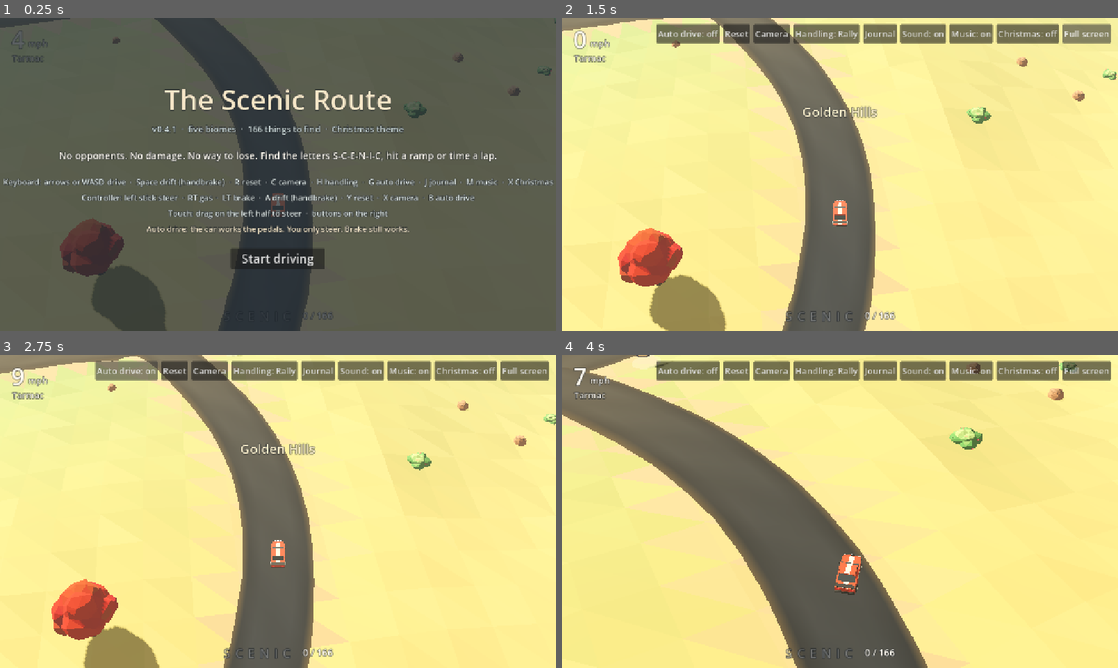
Above: before the commit, frames 1-4 (two rows, left to right).
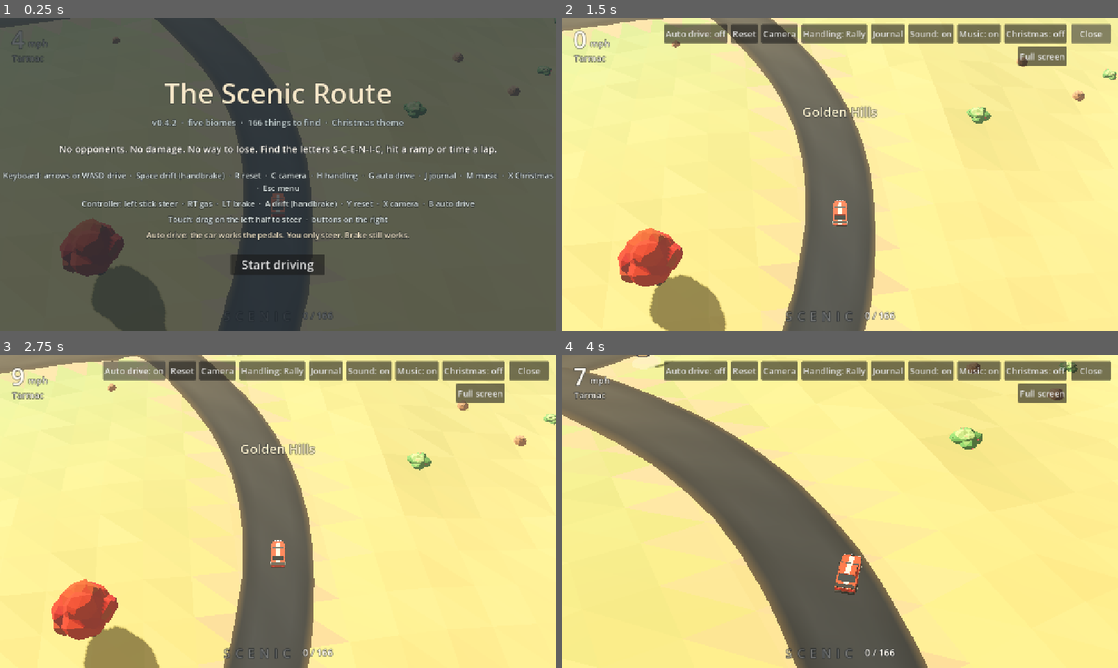
Above: after the commit, the same moments.

Repository: bclark10121-cloud/the-scenic-route
Game: Godot game, scene res://main.tscn
Two runs of this game, one before a commit and one after it. Both use one fixed random seed, a clock stepped at 60 frames per second and the inputs below.
Inputs (mouse positions are in pixels of both pictures, inside the frame that each line leads up to):
- Up to frame 1 (0.25 s): no input
- Up to frame 2 (1.5 s): click "Start driving" at 0.5 s; click (1090, 33) at 1.25 s, where only the run after the commit has a clickable "Menu"
- Up to frame 3 (2.75 s): click "Auto drive: off" at 2 s
- Up to frame 4 (4 s): tap Enter (start) at 2.75 s; move the mouse to (962, 495) at 2.77 s; hold D (steer_right) 2.78-3.5 s; hold G (auto) 2.78-3.5 s; click (962, 495) at 2.92 s; tap C (cam) at 3.05 s; drag from (728, 527) to (812, 574) at 3.52 s

The runs differ from the first frame. In frame 1, 8.9% of the frame differs, in the area x 0-100%, y 20-82%; in frame 2, 2.1%; in frame 3, 2.1%; in frame 4, 2.1%.

Commit message:
v0.4.2: one Menu button, game standards handoff
All options fold into one Menu button at the top right. Adds
handoff/GAME_STANDARDS.md, templates and tools/make_handoff.sh, which builds
the game standards handoff zip for every release.

Co-Authored-By: Claude Fable 5.2 <noreply@anthropic.com>
Claude-Session: https://claude.ai/code/session_0117TTYBK9WeMkHugLJnrb6q

Diff:
--- a/project.godot
+++ b/project.godot
@@ -3,7 +3,7 @@
 
 [application]
 config/name="The Scenic Route"
-config/version="0.4.1"
+config/version="0.4.2"
 run/main_scene="res://main.tscn"
 config/features=PackedStringArray("4.6", "GL Compatibility")
 config/icon="res://icon.png"
--- a/scripts/hud.gd
+++ b/scripts/hud.gd
@@ -36,6 +36,7 @@
 var journal_open := false
 var _full_btn: Button
 var _bar: HFlowContainer
+var _menu_btn: Button
 var _live := false
 
 func _ready() -> void:
@@ -62,7 +63,7 @@
 	add_child(_bar)
 	_bar.set_anchors_and_offsets_preset(Control.PRESET_TOP_WIDE)
 	_bar.offset_left = 190
-	_bar.offset_right = -16
+	_bar.offset_right = -118   # room for the Menu button
 	_bar.offset_top = 14
 	_auto_btn = _btn("Auto drive: off", func(): auto_pressed.emit())
 	_btn("Reset", func(): reset_pressed.emit())
@@ -74,6 +75,18 @@
 	_xmas_btn = _btn("Christmas: off", func(): xmas_pressed.emit())
 	_full_btn = _btn("Full screen", _toggle_full)
 	_bar.visible = false
+	# one Menu button, top right. It opens the row of options across the top.
+	_menu_btn = Button.new()
+	_menu_btn.text = "  Menu  "
+	_menu_btn.focus_mode = Control.FOCUS_NONE
+	_menu_btn.custom_minimum_size = Vector2(92, 44)
+	_menu_btn.pressed.connect(toggle_menu)
+	add_child(_menu_btn)
+	_menu_btn.set_anchors_and_offsets_preset(Control.PRESET_TOP_RIGHT)
+	_menu_btn.grow_horizontal = Control.GROW_DIRECTION_BEGIN
+	_menu_btn.offset_right = -16
+	_menu_btn.offset_top = 14
+	_menu_btn.visible = false
 
 	# the six letters and the count, top centre
 	var top := HBoxContainer.new()
@@ -120,11 +133,11 @@
 	box.alignment = BoxContainer.ALIGNMENT_CENTER
 	box.add_theme_constant_override("separation", 10)
 	box.add_child(_centered("The Scenic Route", 64, Color("f6e7c8")))
-	box.add_child(_centered("v0.4.1  ·  five biomes  ·  166 things to find  ·  Christmas theme", 20, Color("c9d6d6")))
+	box.add_child(_centered("v0.4.2  ·  five biomes  ·  166 things to find  ·  Christmas theme", 20, Color("c9d6d6")))
 	box.add_child(_centered(" ", 8, Color.WHITE))
 	box.add_child(_centered("No opponents. No damage. No way to lose. Find the letters S-C-E-N-I-C, hit a ramp or time a lap.", 22, Color("fffaf0")))
 	box.add_child(_centered(" ", 8, Color.WHITE))
-	box.add_child(_centered("Keyboard: arrows or WASD drive  ·  Space drift (handbrake)  ·  R reset  ·  C camera  ·  H handling  ·  G auto drive  ·  J journal  ·  M music  ·  X Christmas", 18, Color("dfe8e6")))
+	box.add_child(_centered("Keyboard: arrows or WASD drive  ·  Space drift (handbrake)  ·  R reset  ·  C camera  ·  H handling  ·  G auto drive  ·  J journal  ·  M music  ·  X Christmas  ·  Esc menu", 18, Color("dfe8e6")))
 	box.add_child(_centered("Controller: left stick steer  ·  RT gas  ·  LT brake  ·  A drift (handbrake)  ·  Y reset  ·  X camera  ·  B auto drive", 18, Color("dfe8e6")))
 	box.add_child(_centered("Touch: drag on the left half to steer  ·  buttons on the right", 18, Color("dfe8e6")))
 	box.add_child(_centered("Auto drive: the car works the pedals. You only steer. Brake still works.", 18, Color("f6e7c8")))
@@ -166,9 +179,15 @@
 	var full := DisplayServer.window_get_mode() == DisplayServer.WINDOW_MODE_FULLSCREEN
 	DisplayServer.window_set_mode(DisplayServer.WINDOW_MODE_WINDOWED if full else DisplayServer.WINDOW_MODE_FULLSCREEN)
 
+func toggle_menu() -> void:
+	if not _live:
+		return
+	_bar.visible = not _bar.visible
+	_menu_btn.text = "  Close  " if _bar.visible else "  Menu  "
+
 func hide_title() -> void:
 	_title.visible = false
-	_bar.visible = true
+	_menu_btn.visible = true
 	_live = true
 
 func set_preset(n: String) -> void:
--- a/scripts/main.gd
+++ b/scripts/main.gd
@@ -227,12 +227,13 @@
 	_key("hand", [KEY_SPACE], [JOY_BUTTON_A])
 	_key("reset", [KEY_R], [JOY_BUTTON_Y])
 	_key("cam", [KEY_C], [JOY_BUTTON_X])
-	_key("preset", [KEY_H], [JOY_BUTTON_BACK])
+	_key("preset", [KEY_H], [])
 	_key("auto", [KEY_G], [JOY_BUTTON_B])
 	_key("start", [KEY_ENTER, KEY_SPACE], [JOY_BUTTON_A, JOY_BUTTON_START])
 	_key("journal", [KEY_J, KEY_TAB], [JOY_BUTTON_START])
 	_key("music", [KEY_M], [])
 	_key("xmas", [KEY_X], [])
+	_key("menu", [KEY_ESCAPE], [JOY_BUTTON_BACK])
 	_key("go_b5", [KEY_MINUS])
 	_key("go1", [KEY_1]); _key("go2", [KEY_2]); _key("go3", [KEY_3]); _key("go4", [KEY_4])
 	_key("go9", [KEY_9]); _key("go0", [KEY_0])
@@ -332,6 +333,8 @@
 		toggle_auto()
 	elif e.is_action_pressed("journal"):
 		hud.toggle_journal(finds, records_text())
+	elif e.is_action_pressed("menu"):
+		hud.toggle_menu()
 	elif e.is_action_pressed("xmas"):
 		toggle_xmas()
 	elif e.is_action_pressed("go_b5"):   # test key: to the fifth biome
Not shown, changed: export_presets.cfg
Not shown, changed: BACKLOG.md
Not shown, changed: CLAUDE.md
Not shown, removed: docs/downloads/TheScenicRoute-v0.4.1.apk
Not shown, added: docs/downloads/TheScenicRoute-v0.4.2.apk
Not shown, changed: docs/play/index.pck
Not shown, added: docs/release-notes/v0.4.2.md
Not shown, added: handoff/GAME_STANDARDS.md
Not shown, added: handoff/templates/BACKLOG.md
Not shown, added: handoff/templates/CLAUDE.md
Not shown, added: handoff/templates/release-notes.md
Not shown, added: tools/make_handoff.sh
